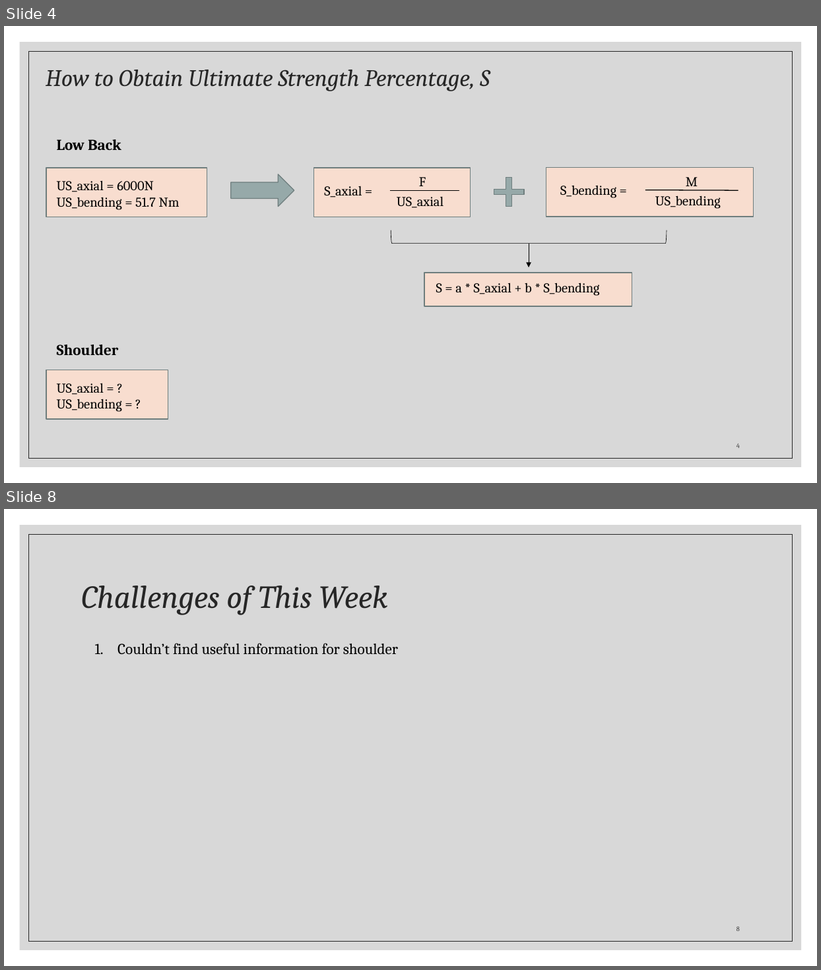
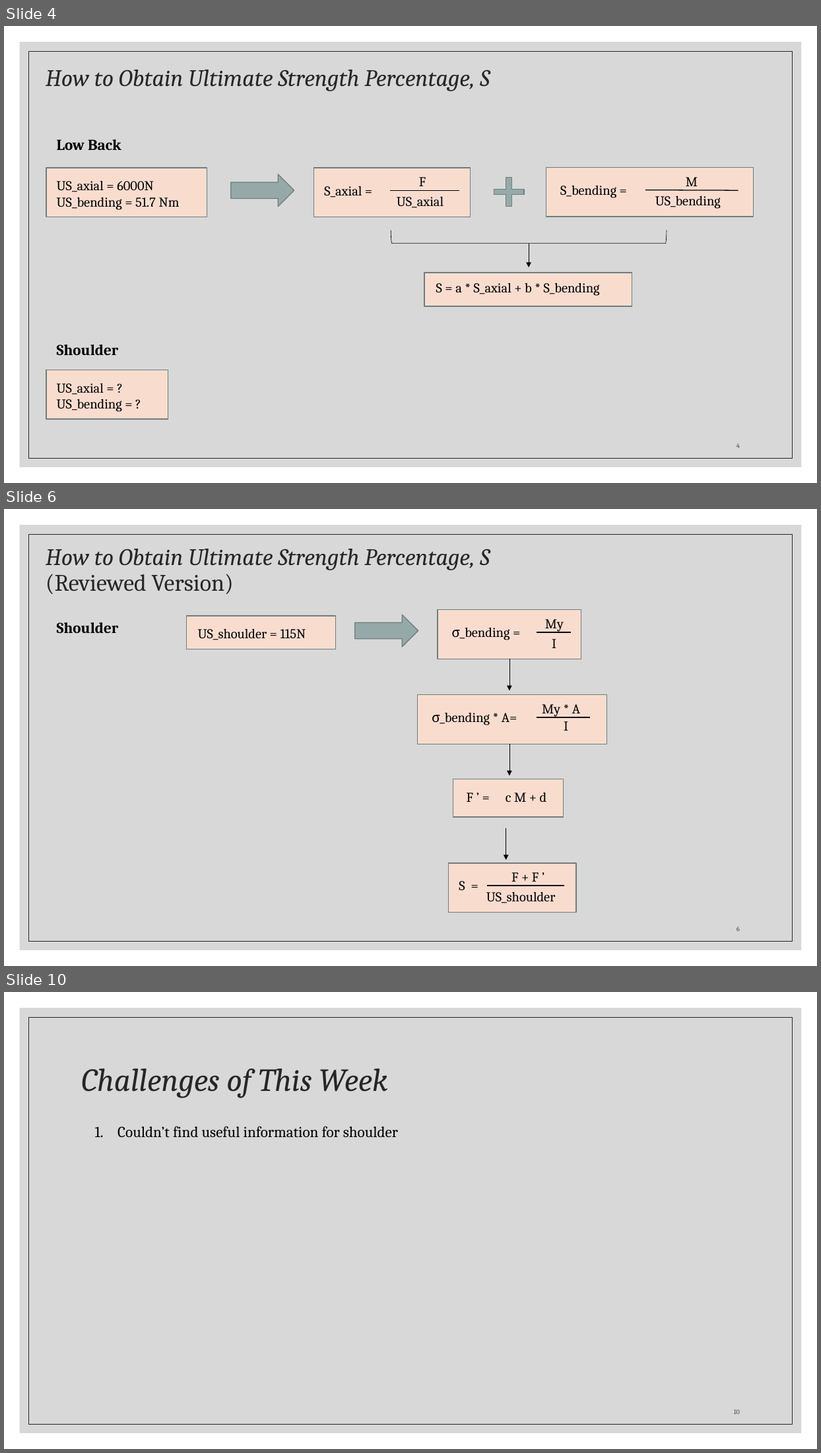
Before and after one commit to Albertlor/URECA, a slide deck: Meeting_Materials/Ergonomics Semester 2 Week 9.pptx. Shown one above the other, each under a label of ours: slides 4 and 8 before the commit, slides 4, 6 and 10 after it; the slides between them are not shown. The pictures are 821x970 and 821x1453 pixels, drawn with LibreOffice and Linux fonts; fonts in the diff are those of the drawing. Boxes give left, top, right and bottom in pixels: in the first picture for what was removed or moved away, otherwise in the second. Text is boxed around its words. In the diff, an @@ line names an element or a change of style, - is before the commit and + after.

```diff
--- a/Meeting_Materials/Ergonomics Semester 2 Week 9.pptx
+++ b/Meeting_Materials/Ergonomics Semester 2 Week 9.pptx
@@ slide 6 added at <box>4,509,817,966</box>, background #FFFFFF; not listed: 2 template elements that a slide beside it also shows @@
@@ title added at <box>46,549,490,594</box>, 28 pt, text #262626, italic @@
+How to Obtain Ultimate Strength Percentage, S
+(Reviewed Version)
@@ text added at <box>57,623,119,633</box>, 18 pt, text #000000, bold @@
+Shoulder
@@ rectangle added at <box>186,616,336,650</box>, fill #F8DDCF, outline #6F7D7D 1 pt @@
@@ right arrow added at <box>354,615,418,647</box>, fill #96A9A9, outline #6F7D7D 1 pt @@
@@ rectangle added at <box>438,609,582,659</box>, fill #F8DDCF, outline #6F7D7D 1 pt @@
@@ text added at <box>451,627,510,640</box>, 16 pt, text #000000 @@
+σ_bending =
@@ text added at <box>545,619,564,632</box>, 16 pt, text #000000 @@
+My
@@ text added at <box>198,628,306,640</box>, 16 pt, text #000000 @@
+US_shoulder = 115N
@@ line added from (537, 632) to (572, 632), #000000 1 pt @@
@@ text added at <box>552,639,556,648</box>, 16 pt, text #000000 @@
+I
@@ arrow added from (510, 659) to (510, 691), #000000 0.5 pt @@
@@ rectangle added at <box>418,695,607,745</box>, fill #F8DDCF, outline #6F7D7D 1 pt @@
@@ text added at <box>542,704,580,718</box>, 16 pt, text #000000 @@
+My * A
@@ text added at <box>432,713,517,725</box>, 16 pt, text #000000 @@
+σ_bending * A=
@@ line added from (537, 718) to (590, 718), #000000 1 pt @@
@@ text added at <box>564,722,568,731</box>, 16 pt, text #000000 @@
+I
@@ arrow added from (510, 745) to (510, 776), #000000 0.5 pt @@
@@ rectangle added at <box>453,779,564,817</box>, fill #F8DDCF, outline #6F7D7D 1 pt @@
@@ text added at <box>467,793,473,802</box>, 16 pt, text #000000 @@
+F ’ =
@@ text added at <box>506,795,512,802</box>, 16 pt, text #000000 @@
+c
@@ text added at <box>514,792,547,802</box>, 16 pt, text #000000 @@
+M + d
@@ arrow added from (506, 828) to (506, 860), #000000 0.5 pt @@
@@ rectangle added at <box>449,863,576,913</box>, fill #F8DDCF, outline #6F7D7D 1 pt @@
@@ text added at <box>459,881,465,890</box>, 16 pt, text #000000 @@
+S =
@@ text added at <box>512,873,539,886</box>, 16 pt, text #000000 @@
+F + F ’
@@ text added at <box>486,892,556,904</box>, 16 pt, text #000000 @@
+US_shoulder
@@ line added from (487, 886) to (564, 886), #000000 1 pt @@
@@ page number added at <box>737,927,740,931</box>, 8 pt, text #404040 @@
+6
@@ what was slide 8 is now slide 10 @@
@@ page number at <box>734,1410,740,1414</box>: text changed @@
-8
+10
```
Also in this commit, not shown: 5 slides changed, 1 other slide added, 30 other files.
